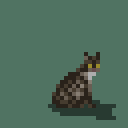
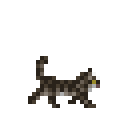
Layered file, before and after one edit (128x128). Changes by layer:
renamed "S Tabby" to "mon_cat_tabby_sit", hid it, painted on it over box(40, 52, 100, 112)
removed layer "shadow_sit" (was 50%) from group "Sitting Cats" over box(44, 96, 120, 124)
showed group "Walking Cats" (11 layers) over box(28, 44, 108, 128)
renamed "W Tabby" to "mon_cat_tabby_walk", showed it, painted on it over box(28, 52, 100, 108)
showed group "Walking Kittens" (11 layers) over box(44, 68, 88, 124)
hid group "Misc" (2 layers) over box(8, 56, 108, 108)
hid "Background" over box(0, 0, 128, 128)
